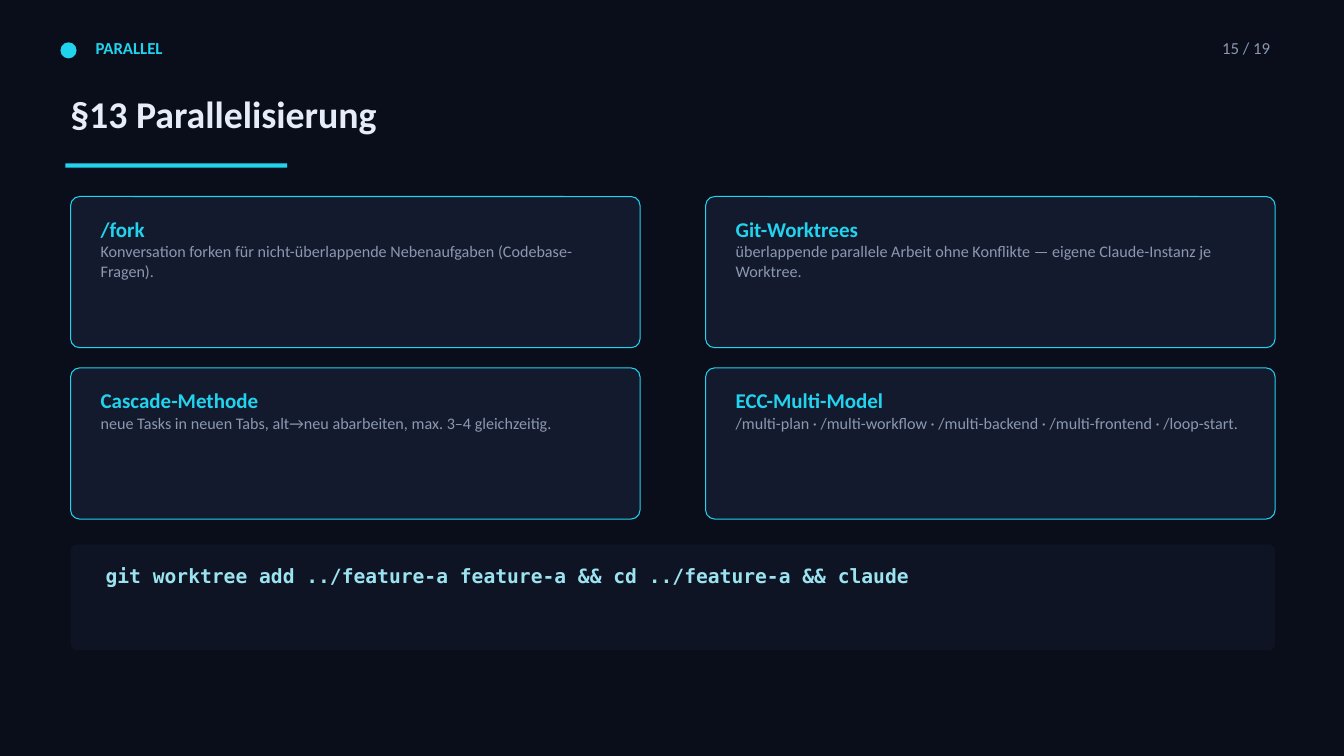
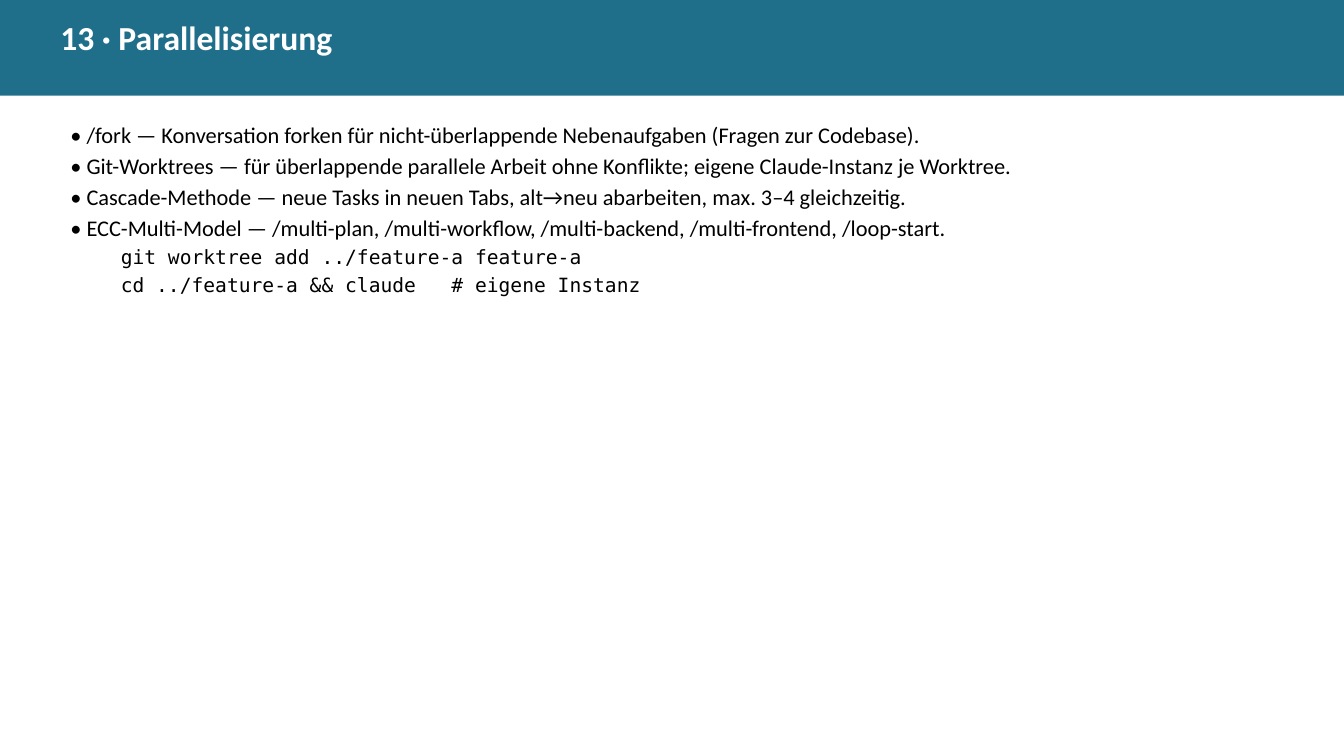
Before and after one commit to Paulee8155/Claude-Code-BestPractice, a slide deck: slide 20 of docs/ECC-Harness-Guide.de.pptx (slide 16 before the commit). Drawn at 1344x756 pixels with LibreOffice and Linux fonts; fonts in the diff are those of the drawing. Boxes give left, top, right and bottom in pixels: in the first picture for what was removed or moved away, otherwise in the second. Text is boxed around its words. In the diff, an @@ line names an element or a change of style, - is before the commit and + after.

```diff
--- a/docs/ECC-Harness-Guide.de.pptx
+++ b/docs/ECC-Harness-Guide.de.pptx
@@ background #0A0E1A to #FFFFFF @@
@@ rectangle added at (0, 0, 1344, 96), fill #1F6F8B @@
@@ text at (60, 26, 332, 56): text changed; size 27 to 24 pt; text colour #E6EDF8 to #FFFFFF @@
-§13 Parallelisierung
+13 · Parallelisierung
@@ ellipse removed at (60, 42, 77, 58) @@
@@ text removed at (96, 43, 163, 54) @@
-PARALLEL
@@ text removed at (1222, 43, 1270, 54) @@
-15 / 19
@@ text added at (87, 127, 1011, 297), 16 pt, text #000000 @@
+• /fork — Konversation forken für nicht-überlappende Nebenaufgaben (Fragen zur Codebase).
+• Git-Worktrees — für überlappende parallele Arbeit ohne Konflikte; eigene Claude-Instanz je Worktree.
+• Cascade-Methode — neue Tasks in neuen Tabs, alt→neu abarbeiten, max. 3–4 gleichzeitig.
+• ECC-Multi-Model — /multi-plan, /multi-workflow, /multi-backend, /multi-frontend, /loop-start.
+  git worktree add ../feature-a feature-a
+  cd ../feature-a && claude # eigene Instanz
@@ rectangle removed at (66, 163, 287, 167) @@
@@ rounded rectangle removed at (71, 197, 640, 348) @@
@@ rounded rectangle removed at (706, 197, 1275, 348) @@
@@ text removed at (101, 222, 572, 280) @@
-/fork
-Konversation forken für nicht-überlappende Nebenaufgaben (Codebase-Fragen).
@@ text removed at (736, 222, 1211, 277) @@
-Git-Worktrees
-überlappende parallele Arbeit ohne Konflikte — eigene Claude-Instanz je Worktree.
@@ rounded rectangle removed at (71, 368, 640, 519) @@
@@ rounded rectangle removed at (706, 368, 1275, 519) @@
@@ text removed at (101, 393, 552, 432) @@
-Cascade-Methode
-neue Tasks in neuen Tabs, alt→neu abarbeiten, max. 3–4 gleichzeitig.
@@ text removed at (736, 393, 1237, 432) @@
-ECC-Multi-Model
-/multi-plan · /multi-workflow · /multi-backend · /multi-frontend · /loop-start.
@@ rounded rectangle removed at (71, 544, 1275, 650) @@
@@ text removed at (106, 568, 909, 587) @@
-git worktree add ../feature-a feature-a && cd ../feature-a && claude
```
Also in this commit, not shown: 13 other slides changed, 15 slides added, 7 slides removed, 10 other files.
